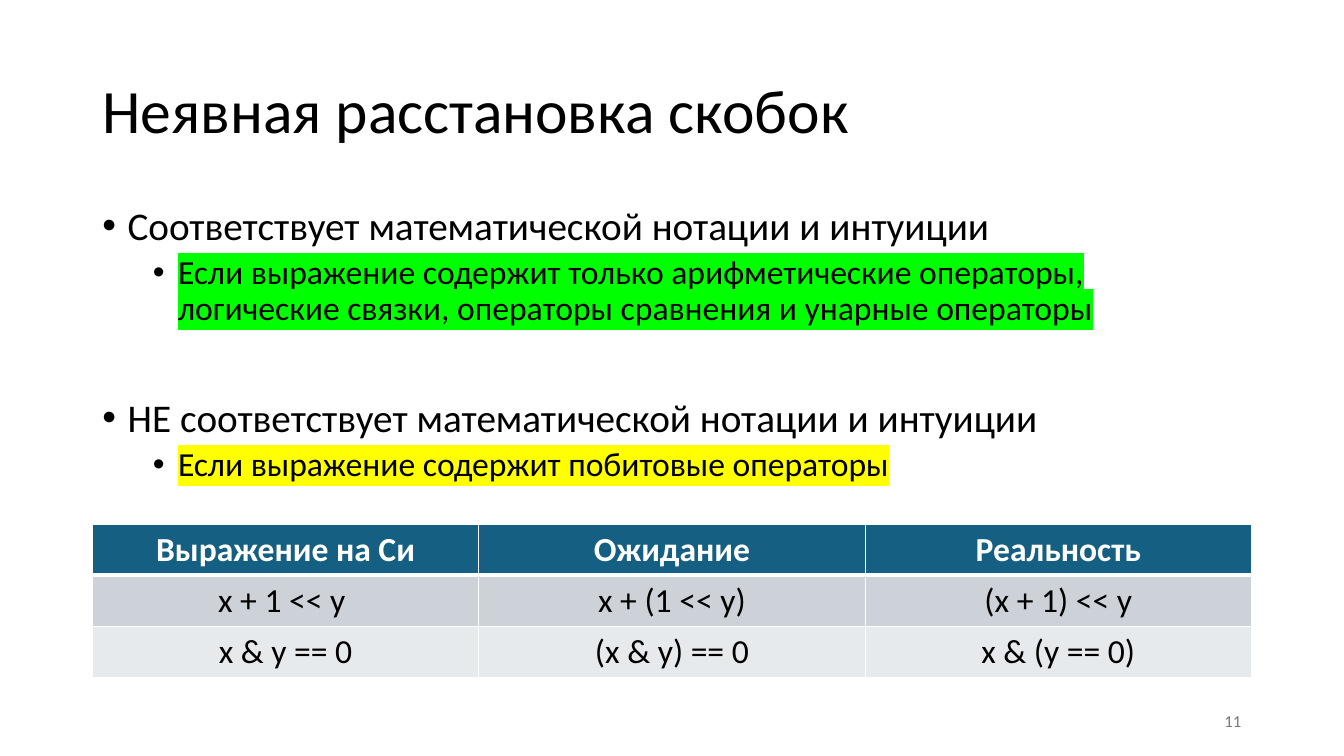
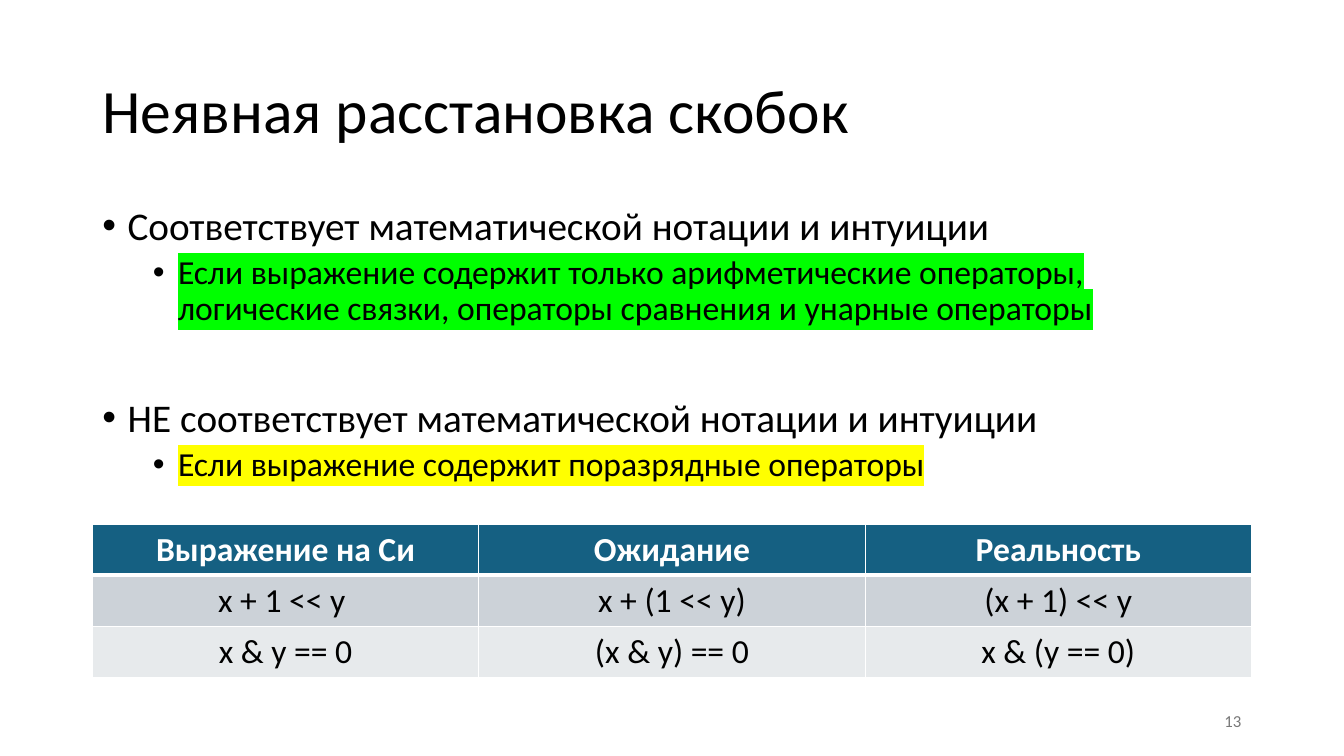
Before and after one commit to Evgueni-Petrov-aka-espetrov/Algorithms-and-Programming-in-C-pptx, a slide deck: slide 13 of 004 Побочные эффекты выражений в Си.pptx (slide 11 before the commit). Drawn at 1344x756 pixels with LibreOffice and Linux fonts; fonts in the diff are those of the drawing. Boxes give left, top, right and bottom in pixels: in the first picture for what was removed or moved away, otherwise in the second. Text is boxed around its words. In the diff, an @@ line names an element or a change of style, - is before the commit and + after.

```diff
--- a/004 Побочные эффекты выражений в Си.pptx
+++ b/004 Побочные эффекты выражений в Си.pptx
@@ text at bbox=[178, 454, 924, 482]: text changed @@
-  • Если выражение содержит побитовые операторы
+  • Если выражение содержит поразрядные операторы
@@ page number at bbox=[1224, 716, 1241, 727]: text changed @@
-11
+13
```
Also in this commit, not shown: 15 other slides changed.
